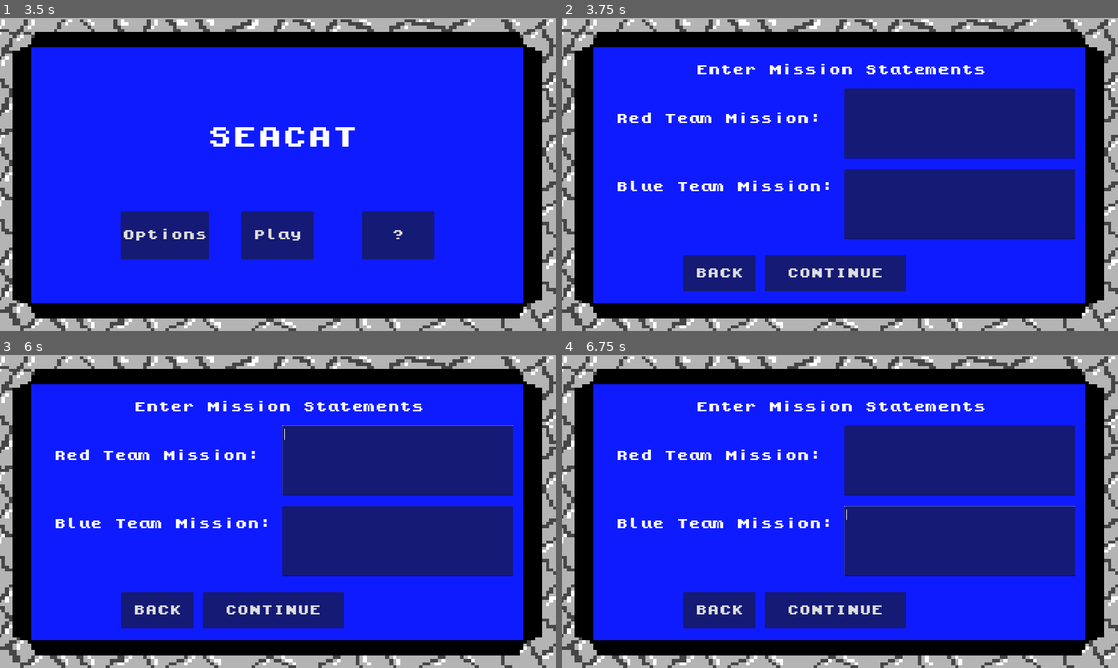
Above: before the commit, frames 1-4 (two rows, left to right).
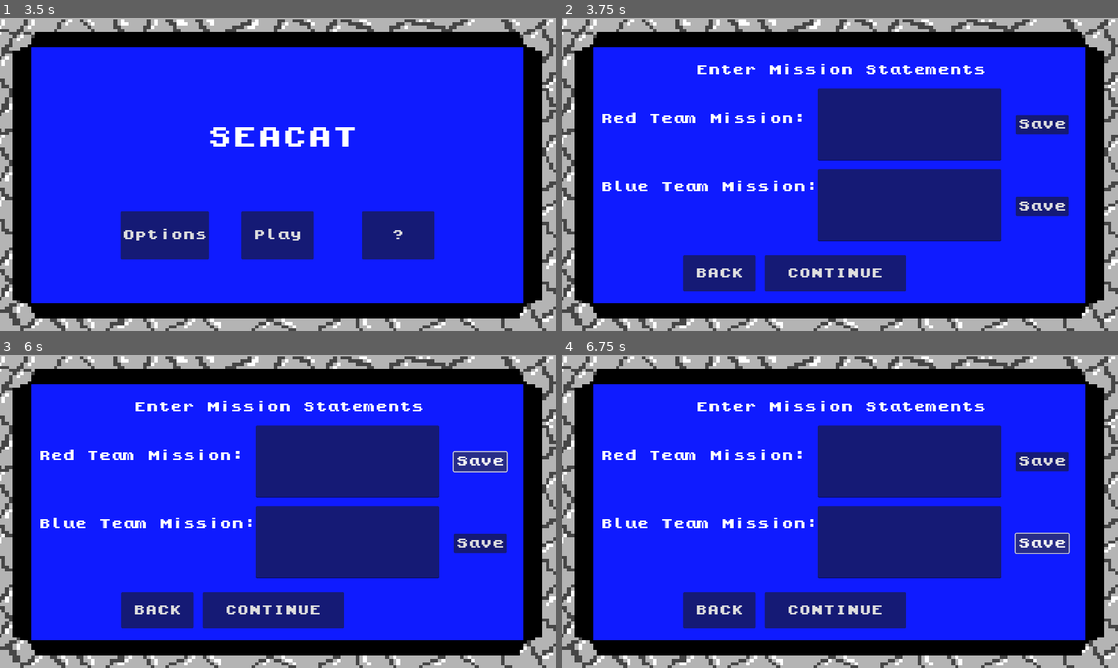
Above: after the commit, the same moments.

Repository: phan-andrew/demo3
Game: Godot game, scene res://game_scenes/start_screen/start_screen.tscn
Same seed, same stepped clock (60 frames per second), same inputs: the game is played once before the commit and once after it.
Inputs (mouse positions are in pixels of both pictures, inside the frame that each line leads up to):
- Up to frame 1 (3.5 s): click "?" at 0.5 s; click "BACK" at 1.25 s; click "Options" at 2 s; click "BACK" at 2.75 s
- Up to frame 2 (3.75 s): click "Play" at 3.5 s
- Up to frame 3 (6 s): click "BACK" at 4.25 s; click "Play" at 5 s; click (478, 461) at 5.75 s, where only the run after the commit has a clickable "Save"
- Up to frame 4 (6.75 s): click (1040, 542) at 6.5 s, where only the run after the commit has a clickable "Save"

Frame 1 is identical in both runs. In frame 2, 9.1% of the frame differs, in the area x 7-93%, y 22-72%; in frame 3, 9.2%; in frame 4, 9.2%.

Commit message:
mission input scene

Diff:
--- a/game_scenes/mission_input_screen/mission_inputs.gd
+++ b/game_scenes/mission_input_screen/mission_inputs.gd
@@ -1,5 +1,6 @@
 extends Node2D
-
+var red_mission
+var blue_mission
 
 # Called when the node enters the scene tree for the first time.
 func _ready():
@@ -19,3 +20,11 @@
 	Settings.changed_scene = 1
 	get_tree().change_scene_to_file("res://game_scenes/start_screen/start_screen.tscn")
 	hide ()
+
+func _on_button_2_pressed():
+	red_mission = $TextEdit.text
+	$TextEdit.clear()
+
+func _on_button_3_pressed():
+	blue_mission = $TextEdit2.text
+	$TextEdit2.clear()
--- a/game_scenes/mission_input_screen/mission_inputs.tscn
+++ b/game_scenes/mission_input_screen/mission_inputs.tscn
@@ -39,33 +39,51 @@
 horizontal_alignment = 1
 
 [node name="Label2" type="Label" parent="."]
-offset_left = 112.0
+offset_left = 80.0
 offset_top = 196.0
-offset_right = 512.0
+offset_right = 505.0
 offset_bottom = 222.0
 theme = ExtResource("2_tn4v7")
 text = "Red Team Mission:"
 
 [node name="Label3" type="Label" parent="."]
-offset_left = 112.0
+offset_left = 80.0
 offset_top = 337.0
-offset_right = 537.0
+offset_right = 530.0
 offset_bottom = 363.0
 theme = ExtResource("2_tn4v7")
 text = "Blue Team Mission:"
 
 [node name="TextEdit" type="TextEdit" parent="."]
-offset_left = 585.0
+offset_left = 530.0
 offset_top = 146.0
-offset_right = 1063.0
-offset_bottom = 292.0
+offset_right = 910.0
+offset_bottom = 296.0
 
 [node name="TextEdit2" type="TextEdit" parent="."]
-offset_left = 585.0
+offset_left = 530.0
 offset_top = 313.0
-offset_right = 1063.0
-offset_bottom = 459.0
+offset_right = 910.0
+offset_bottom = 463.0
 virtual_keyboard_enabled = false
+
+[node name="Button2" type="Button" parent="."]
+offset_left = 940.0
+offset_top = 201.0
+offset_right = 1050.0
+offset_bottom = 241.0
+theme = ExtResource("2_tn4v7")
+text = "Save"
+
+[node name="Button3" type="Button" parent="."]
+offset_left = 940.0
+offset_top = 370.0
+offset_right = 1050.0
+offset_bottom = 410.0
+theme = ExtResource("2_tn4v7")
+text = "Save"
 
 [connection signal="pressed" from="Continue" to="." method="_on_continue_pressed"]
 [connection signal="pressed" from="Button" to="." method="_on_button_pressed"]
+[connection signal="pressed" from="Button2" to="." method="_on_button_2_pressed"]
+[connection signal="pressed" from="Button3" to="." method="_on_button_3_pressed"]
